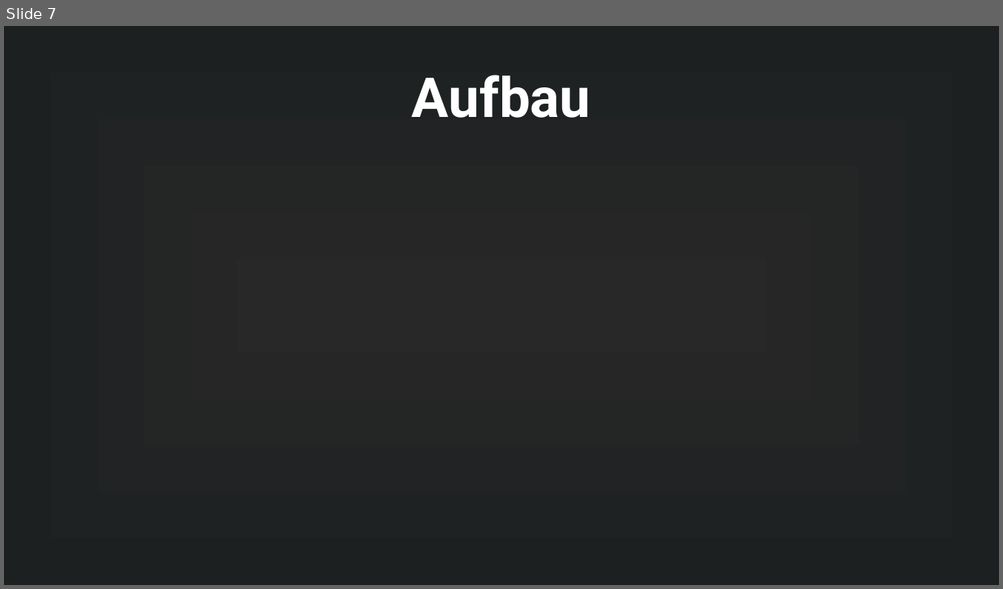
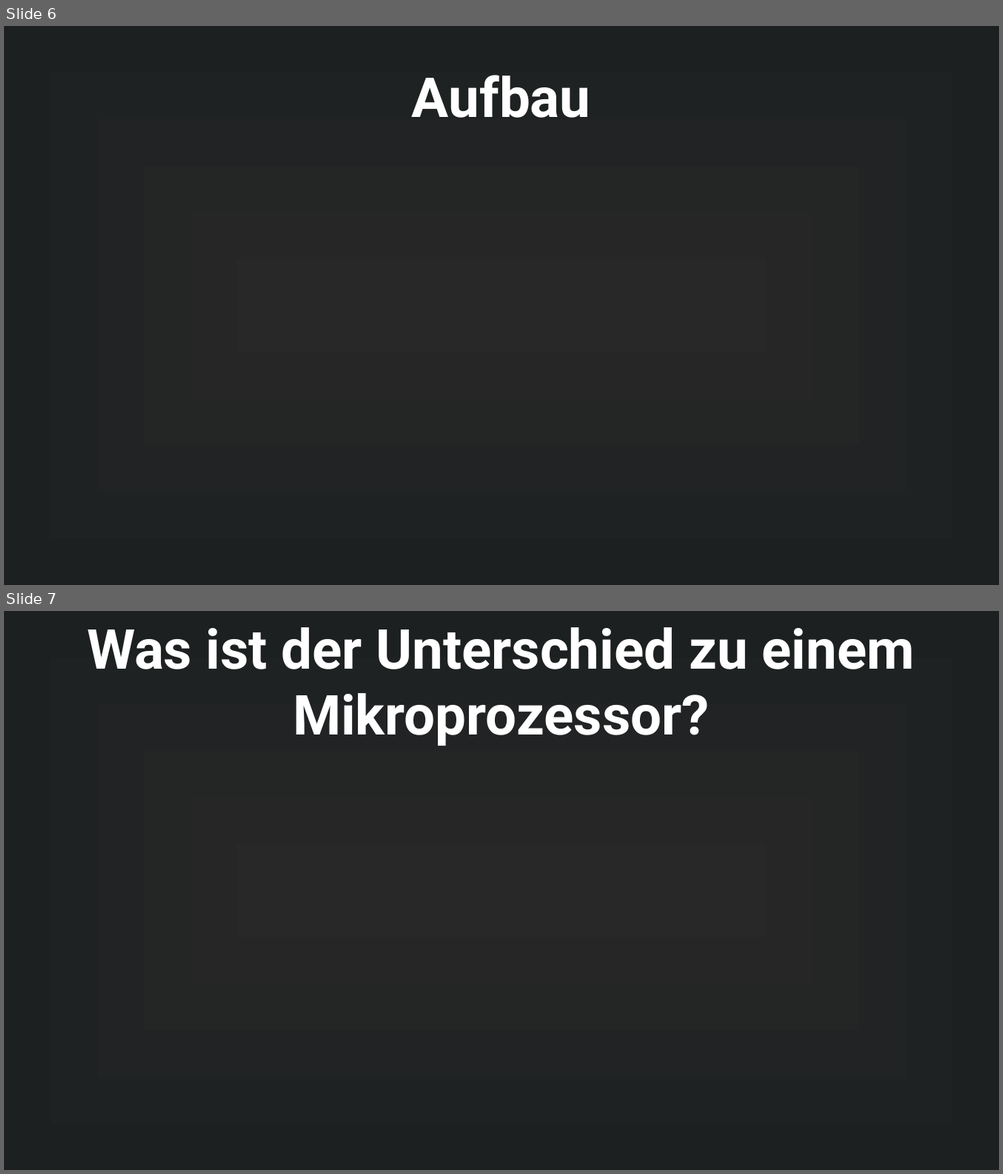
Before and after one commit to MuffinKran24/IMP_GFS, a slide deck: Mikrocontroller_GFS.odp. Shown one above the other, each under a label of ours: slide 7 before the commit, slides 6 and 7 after it. The pictures are 1003x589 and 1003x1174 pixels, drawn with LibreOffice and Linux fonts; fonts in the diff are those of the drawing. Boxes give left, top, right and bottom in pixels: in the first picture for what was removed or moved away, otherwise in the second. Text is boxed around its words. In the diff, an @@ line names an element or a change of style, - is before the commit and + after.

```diff
--- a/Mikrocontroller_GFS.odp
+++ b/Mikrocontroller_GFS.odp
@@ slide 7 added at box(4, 611, 999, 1170), background gradient #282828 to #1D2021 @@
@@ title added at box(87, 627, 913, 746), 44 pt, text #FFFFFF, bold @@
+Was ist der Unterschied zu einem Mikroprozessor?
@@ what was slide 7 is now slide 6 @@
```
Also in this commit, not shown: 1 slide changed, 1 slide removed, 46 other files.
